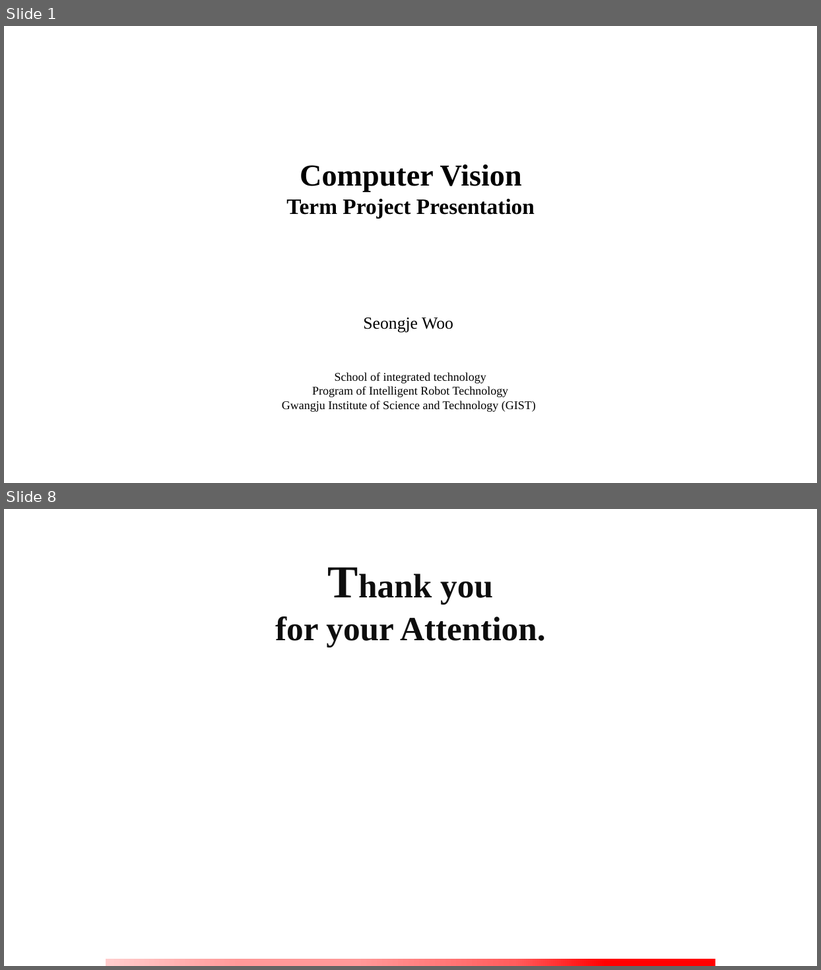
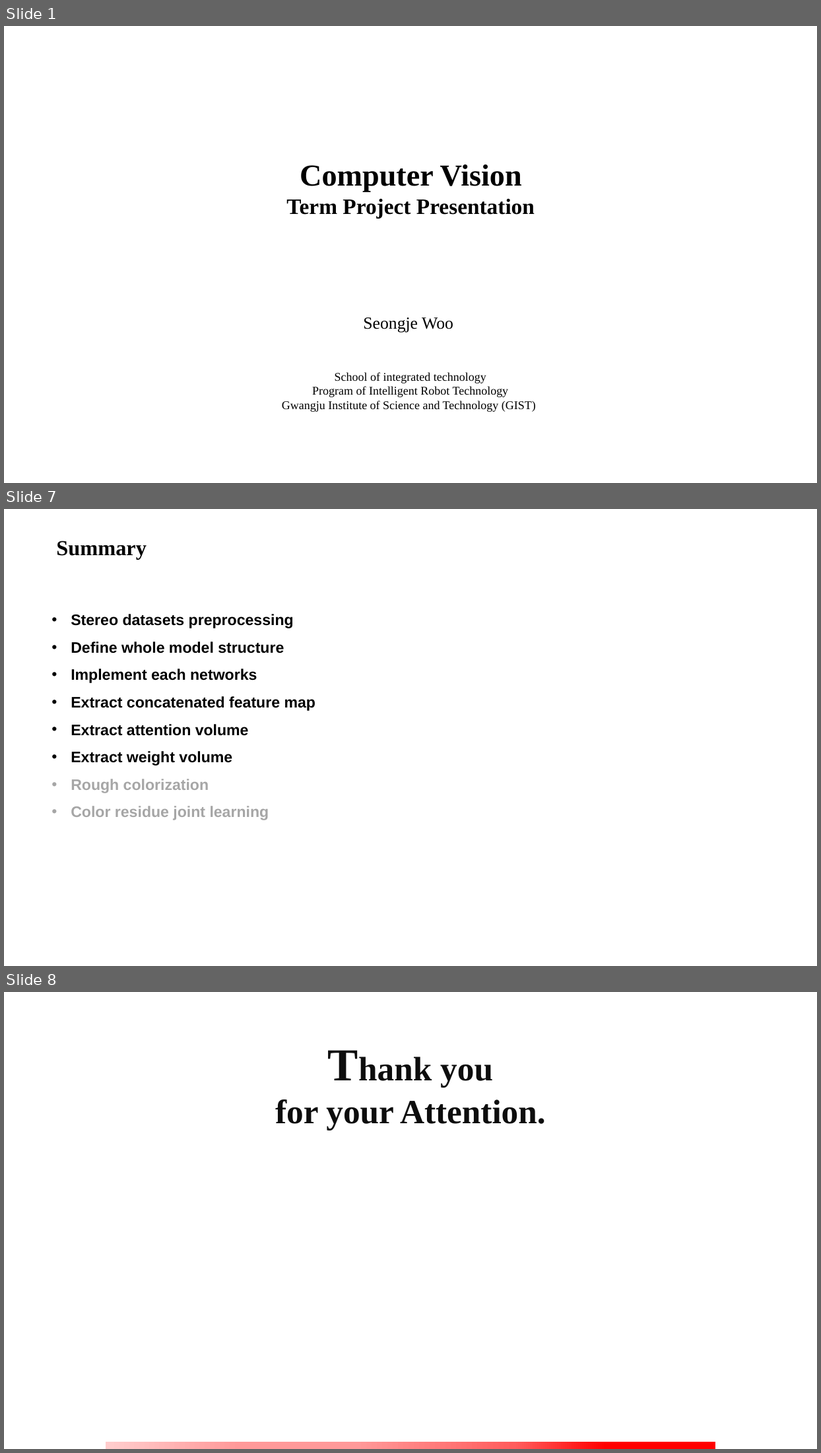
Before and after one commit to goseongje/cv_term_project, a slide deck: TermProject_20201149_SeongjeWoo.pptx. Shown one above the other, each under a label of ours: slides 1 and 8 before the commit, slides 1, 7 and 8 after it; the slides between them are not shown. The pictures are 821x970 and 821x1453 pixels, drawn with LibreOffice and Linux fonts; fonts in the diff are those of the drawing; background and template pictures are left out. Boxes give left, top, right and bottom in pixels: in the first picture for what was removed or moved away, otherwise in the second. Text is boxed around its words. In the diff, an @@ line names an element or a change of style, - is before the commit and + after.

```diff
--- a/TermProject_20201149_SeongjeWoo.pptx
+++ b/TermProject_20201149_SeongjeWoo.pptx
@@ slide 7 added at (x1=4, y1=509, x2=817, y2=966), background picture (left out) @@
@@ text added at (x1=56, y1=541, x2=146, y2=560), 25.2 pt, text #000000, bold @@
+Summary
@@ text added at (x1=71, y1=614, x2=316, y2=821), 18 pt, text #000000, bold @@
+• Stereo datasets preprocessing
+• Define whole model structure
+• Implement each networks
+• Extract concatenated feature map
+• Extract attention volume
+• Extract weight volume
+• Rough colorization
+• Color residue joint learning
```
Also in this commit, not shown: 5 other slides added, 6 slides removed, 3 other files.
